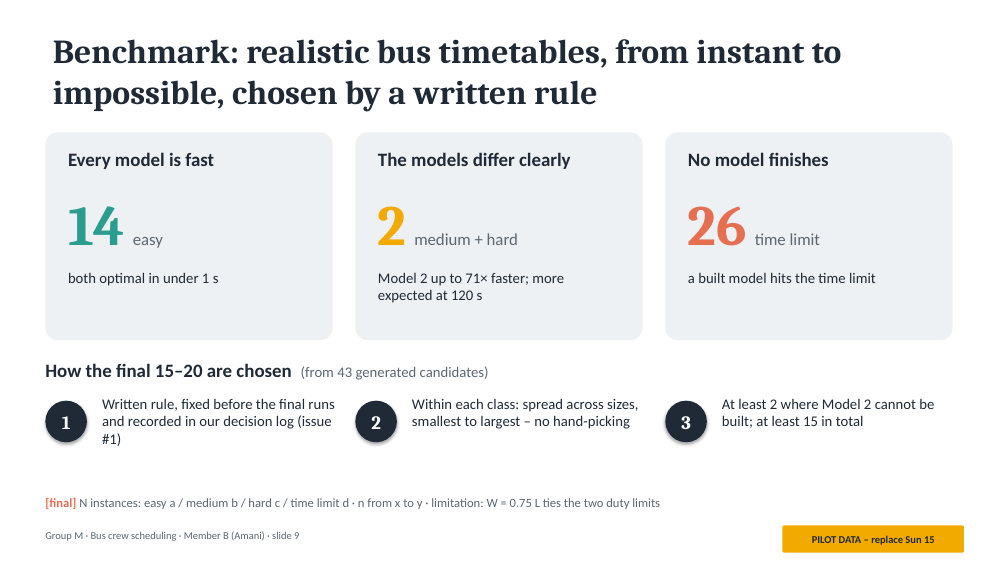
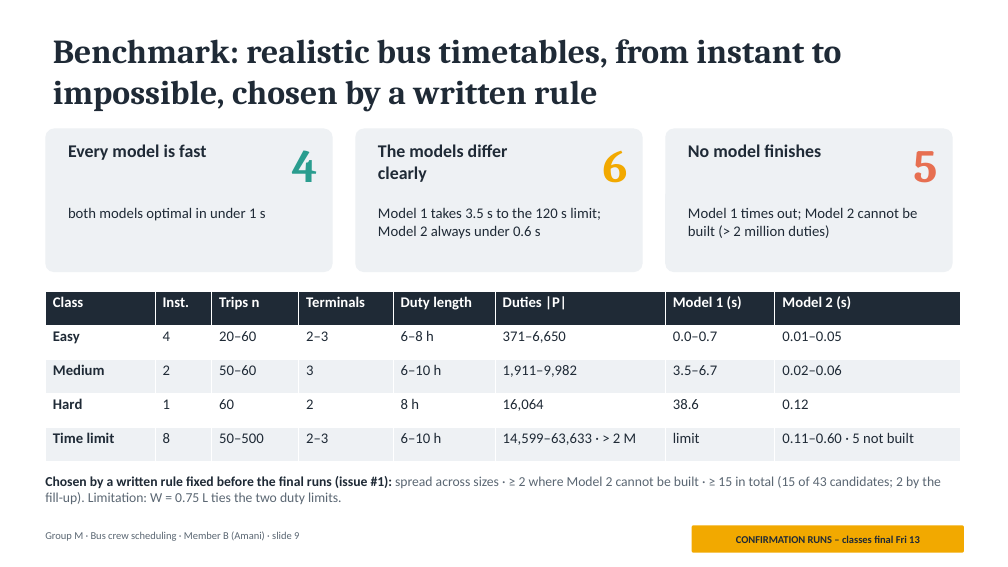
Before and after one commit to mariaakhoury/crew-scheduling, a slide deck: slide 4 of slides/slides_B.pptx. Drawn at 1008x567 pixels with LibreOffice and Linux fonts; fonts in the diff are those of the drawing. Boxes give left, top, right and bottom in pixels: in the first picture for what was removed or moved away, otherwise in the second. Text is boxed around its words. In the diff, an @@ line names an element or a change of style, - is before the commit and + after.

```diff
--- a/slides/slides_B.pptx
+++ b/slides/slides_B.pptx
@@ rounded rectangle: place and size @@
-rounded rectangle at <box>45,132,333,340</box>
+rounded rectangle at <box>45,129,333,272</box>
@@ text "Every model is fast": place and size @@
-text "Every model is fast" at <box>68,152,214,169</box>
+text "Every model is fast" at <box>68,144,206,160</box>
@@ rounded rectangle: place and size @@
-rounded rectangle at <box>355,132,643,340</box>
+rounded rectangle at <box>355,129,643,272</box>
@@ text "The models differ clearly": place and size @@
-text "The models differ clearly" at <box>378,152,571,169</box>
+text "The models differ clearly" at <box>378,144,508,182</box>
@@ rounded rectangle: place and size @@
-rounded rectangle at <box>665,132,953,340</box>
+rounded rectangle at <box>665,129,953,272</box>
@@ size 18 to 17 pt in 3 elements at <box>68,144,206,160</box>, <box>378,144,508,182</box>, <box>688,144,821,157</box> @@
@@ text "No model finishes": place and size @@
-text "No model finishes" at <box>688,152,829,166</box>
+text "No model finishes" at <box>688,144,821,157</box>
@@ text added at <box>292,150,318,182</box>, 44 pt, text #2A9D8F, bold @@
+4
@@ text added at <box>603,150,628,183</box>, 44 pt, text #F2A900, bold @@
+6
@@ text added at <box>913,151,937,183</box>, 44 pt, text #E76F51, bold @@
+5
@@ text at <box>68,207,266,221</box>: text changed @@
-both optimal in under 1 s
+both models optimal in under 1 s
@@ text removed at <box>68,206,163,248</box> @@
-14 easy
@@ text at <box>378,207,601,239</box>: text changed @@
-Model 2 up to 71× faster; more expected at 120 s
+Model 1 takes 3.5 s to the 120 s limit; Model 2 always under 0.6 s
@@ text removed at <box>378,206,518,245</box> @@
-2 medium + hard
@@ text at <box>688,207,917,238</box>: text changed @@
-a built model hits the time limit
+Model 1 times out; Model 2 cannot be built (> 2 million duties)
@@ text removed at <box>688,206,821,246</box> @@
-26 time limit
@@ table added at <box>45,291,960,461</box>, 5 rows, 8 columns @@
+Class | Inst. | Trips n | Terminals | Duty length | Duties |P| | Model 1 (s) | Model 2 (s)
+Easy | 4 | 20–60 | 2–3 | 6–8 h | 371–6,650 | 0.0–0.7 | 0.01–0.05
+Medium | 2 | 50–60 | 3 | 6–10 h | 1,911–9,982 | 3.5–6.7 | 0.02–0.06
+Hard | 1 | 60 | 2 | 8 h | 16,064 | 38.6 | 0.12
+Time limit | 8 | 50–500 | 2–3 | 6–10 h | 14,599–63,633 · > 2 M | limit | 0.11–0.60 · 5 not built
@@ text removed at <box>45,363,489,380</box> @@
-How the final 15–20 are chosen (from 43 generated candidates)
@@ ellipse removed at <box>45,401,87,442</box> @@
-1
@@ text removed at <box>102,398,334,446</box> @@
-Written rule, fixed before the final runs and recorded in our decision log (issue #1)
@@ ellipse removed at <box>355,401,397,442</box> @@
-2
@@ text removed at <box>412,398,638,429</box> @@
-Within each class: spread across sizes, smallest to largest – no hand-picking
@@ ellipse removed at <box>665,401,707,442</box> @@
-3
@@ text removed at <box>722,398,934,428</box> @@
-At least 2 where Model 2 cannot be built; at least 15 in total
@@ text added at <box>45,476,940,504</box>, 13 pt, text #5B6773 @@
+Chosen by a written rule fixed before the final runs (issue #1): spread across sizes · ≥ 2 where Model 2 cannot be built · ≥ 15 in total (15 of 43 candidates; 2 by the fill-up). Limitation: W = 0.75 L ties the two duty limits.
@@ text removed at <box>45,498,660,509</box> @@
-[final] N instances: easy a / medium b / hard c / time limit d · n from x to y · limitation: W = 0.75 L ties the two duty limits
@@ rounded rectangle added at <box>692,526,964,553</box>, fill #F2A900, 10 pt, text #1F2A36, bold @@
+CONFIRMATION RUNS – classes final Fri 13
@@ rounded rectangle removed at <box>783,526,964,553</box> @@
-PILOT DATA – replace Sun 15
```
Also in this commit, not shown: 25 other files.
